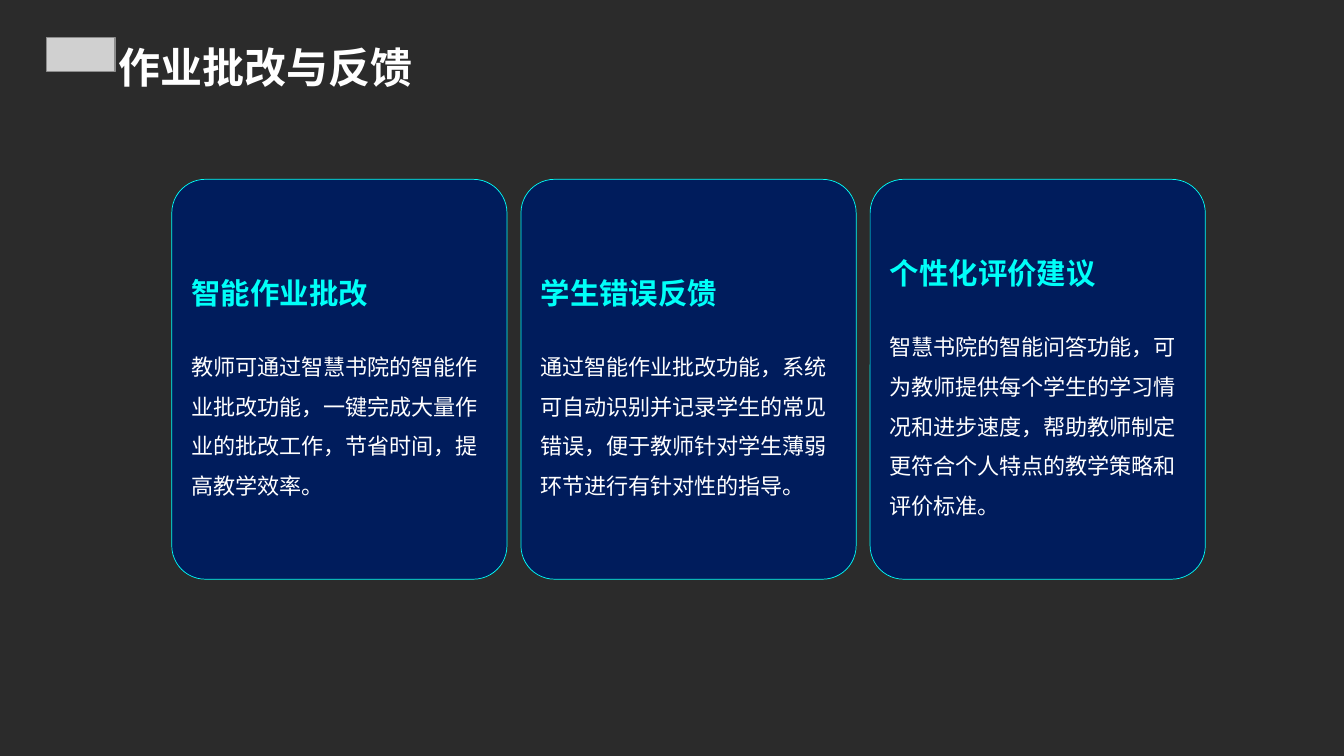
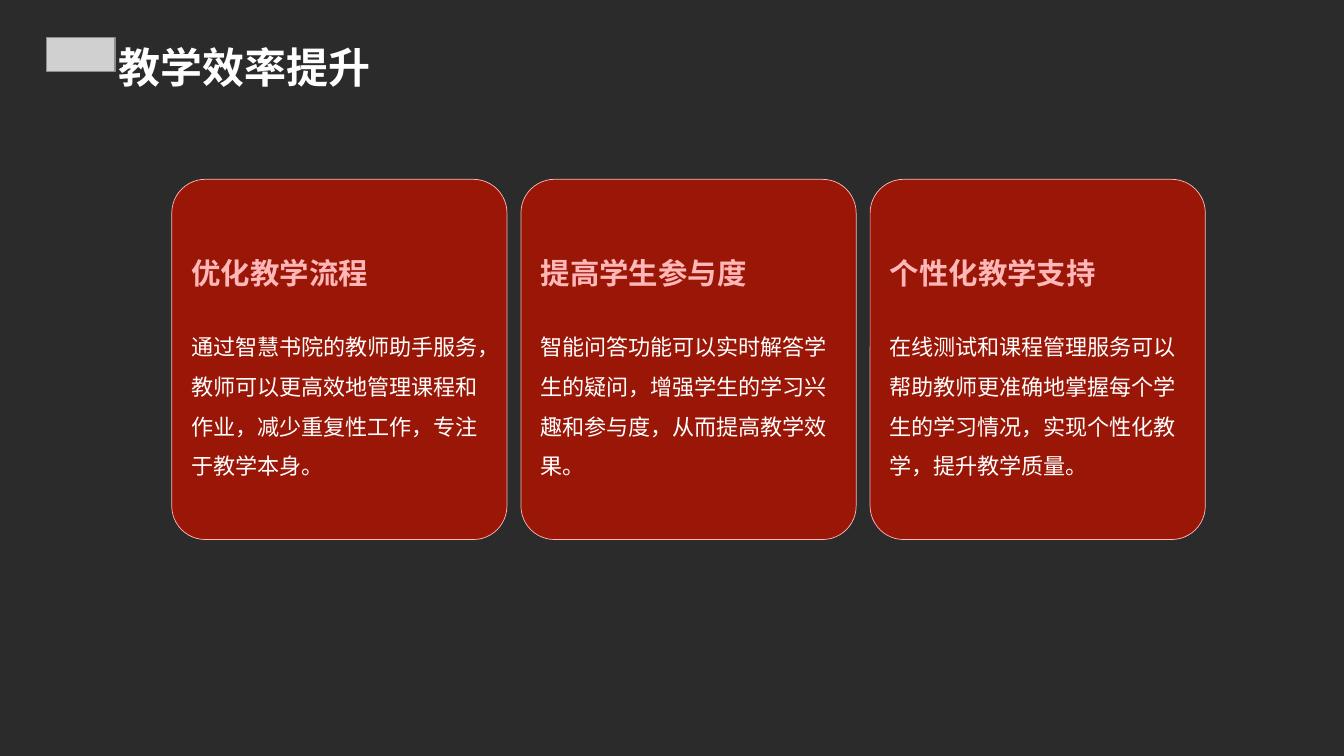
Before and after one commit to FlashLizard/Intelligent_Learning_Platform, a slide deck: slide 8 of src/generate_ppt/generate_ppt/ppttmp.ppt. Drawn at 1344x756 pixels with LibreOffice and Linux fonts; fonts in the diff are those of the drawing; grey boxes stand for pictures; background and template pictures are left out; a plain dark background stands for a picture behind light text. Boxes give left, top, right and bottom in pixels: in the first picture for what was removed or moved away, otherwise in the second. Text is boxed around its words. In the diff, an @@ line names an element or a change of style, - is before the commit and + after.

```diff
--- a/src/generate_ppt/generate_ppt/ppttmp.ppt
+++ b/src/generate_ppt/generate_ppt/ppttmp.ppt
@@ text at bbox=[118, 47, 370, 87]: text changed @@
-作业批改与反馈
+教学效率提升
@@ rounded rectangle "优化教学流程": place and size @@
-rounded rectangle "优化教学流程" at bbox=[171, 179, 507, 580]
+rounded rectangle "优化教学流程" at bbox=[171, 179, 507, 539]
@@ fill #001C5C to #9A1607; outline #00FFF8 0.5 pt to #FFB7B7 0.5 pt in 3 elements at bbox=[870, 179, 1206, 539], bbox=[171, 179, 507, 539], bbox=[521, 179, 857, 539] @@
@@ rounded rectangle "提高学生参与度": place and size @@
-rounded rectangle "提高学生参与度" at bbox=[521, 179, 857, 580]
+rounded rectangle "提高学生参与度" at bbox=[521, 179, 857, 539]
@@ rounded rectangle "个性化教学支持": place and size @@
-rounded rectangle "个性化教学支持" at bbox=[870, 179, 1206, 580]
+rounded rectangle "个性化教学支持" at bbox=[870, 179, 1206, 539]
@@ text in rounded rectangle at bbox=[192, 259, 500, 476]: text changed @@
-智能作业批改
-教师可通过智慧书院的智能作业批改功能，一键完成大量作业的批改工作，节省时间，提高教学效率。
+优化教学流程
+通过智慧书院的教师助手服务，教师可以更高效地管理课程和作业，减少重复性工作，专注于教学本身。
@@ text in rounded rectangle at bbox=[541, 259, 827, 476]: text changed @@
-学生错误反馈
-通过智能作业批改功能，系统可自动识别并记录学生的常见错误，便于教师针对学生薄弱环节进行有针对性的指导。
+提高学生参与度
+智能问答功能可以实时解答学生的疑问，增强学生的学习兴趣和参与度，从而提高教学效果。
@@ text in rounded rectangle at bbox=[890, 259, 1176, 476]: text changed @@
-个性化评价建议
-智慧书院的智能问答功能，可为教师提供每个学生的学习情况和进步速度，帮助教师制定更符合个人特点的教学策略和评价标准。
+个性化教学支持
+在线测试和课程管理服务可以帮助教师更准确地掌握每个学生的学习情况，实现个性化教学，提升教学质量。
```
Also in this commit, not shown: 18 other slides changed, 1 slide added, 4 slides removed, 5 other files.
